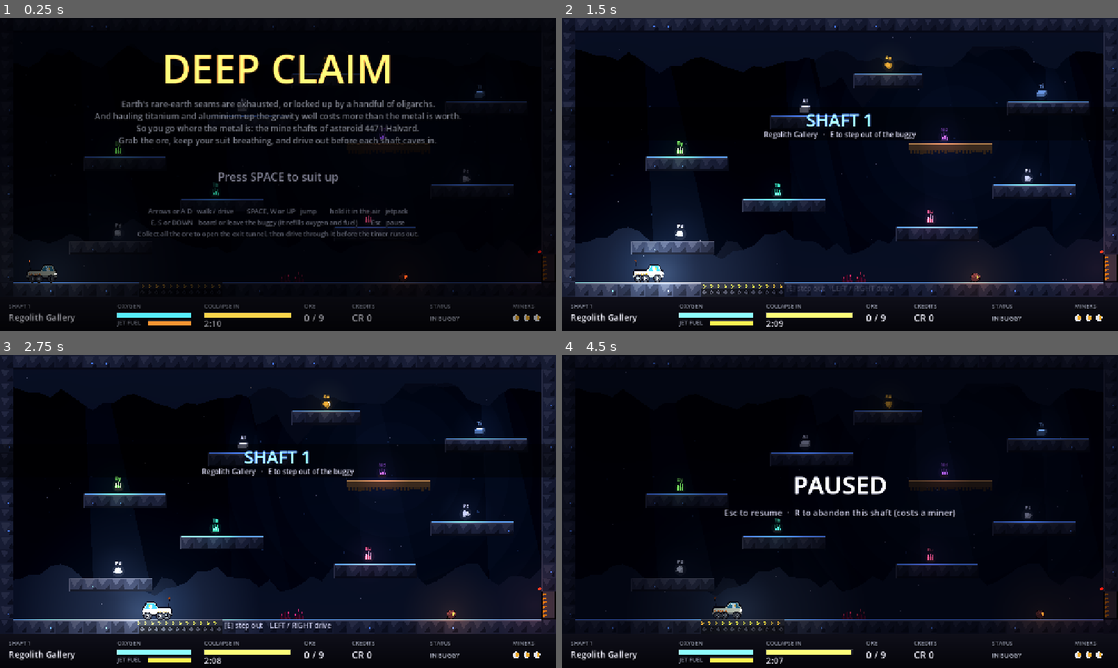
Above: before the commit, frames 1-4 (two rows, left to right).
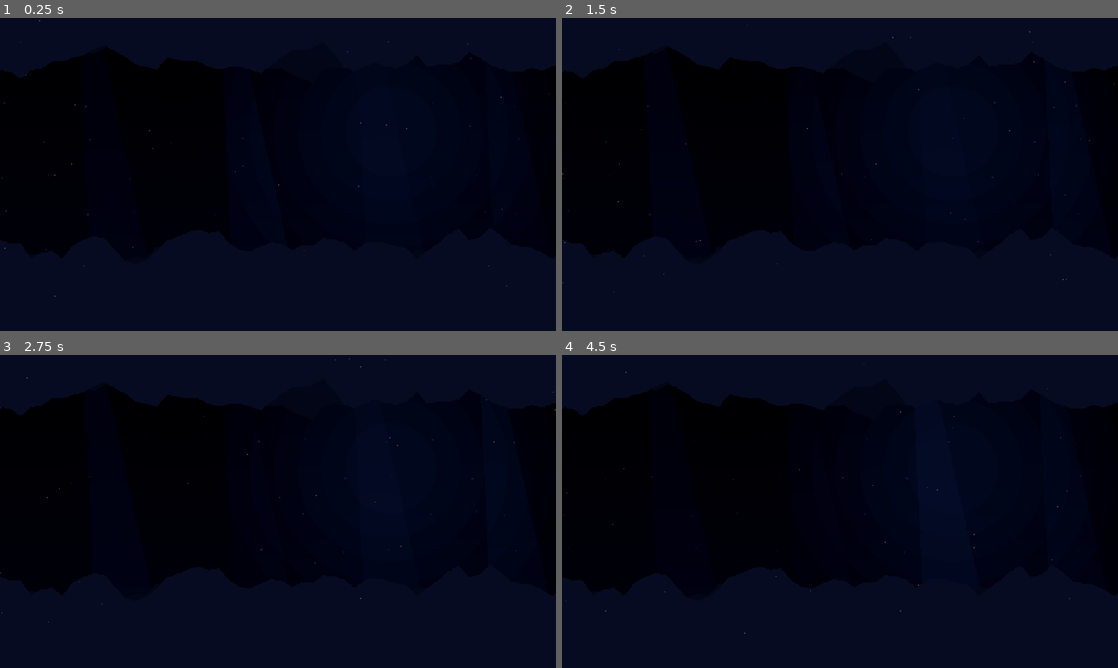
Above: after the commit, the same moments.

Repository: david-brandt-the-icelander/retro-games
Game: Godot game, scene res://main.tscn
The game is run twice, just before and just after one commit, with the same random seed, the same clock (stepped at 60 frames per second) and the same inputs.
Inputs:
- Up to frame 1 (0.25 s): no input
- Up to frame 2 (1.5 s): tap Enter at 0.5 s; hold Space (jump) 0.53-1.28 s; hold Right (move_right) from 0.53 s (still down); tap E (interact) at 1.35 s
- Up to frame 3 (2.75 s): tap Space (jump) at 1.52, 1.55, 1.82 s; release Right (move_right) at 2.03 s; hold Left (move_left) from 2.03 s (still down); hold Space (jump) from 2.03 s (still down); tap Z at 2.1 s
- Up to frame 4 (4.5 s): release Left (move_left) at 2.78 s; release Space (jump) at 2.78 s; hold Right (move_right) 2.78-4.28 s; tap X at 2.85 s; tap Space (jump) at 3.02, 3.05, 3.32 s; hold Space (jump) 3.53-4.28 s; tap P at 3.6 s; hold Left (move_left) from 4.28 s (still down); tap Enter at 4.35 s

The runs differ from the first frame. In frame 1, 16% of the frame differs, in the area x 0-100%, y 0-100%; in frame 2, 17%; in frame 3, 18%; in frame 4, 7.1%.
Error after the commit: Parse Error: Identifier "white" not declared in the current scope. Did you mean to use "WHITE"? (res://scripts/hud.gd:227)

Commit message:
Deep Claim: victory page and a table of best hauls
Clearing the last shaft now ends on a victory page with the run's stats and
a 1,000 credit bonus for each miner still alive. Winning, or losing with a
haul that earns a place, then shows the ten best hauls, saved in the browser
(an old single best haul is kept as the first entry).

Co-Authored-By: Claude Sonnet 5.5 <noreply@anthropic.com>
Claude-Session: https://claude.ai/code/session_015ZiMTL2RWwLPR5Fa3xPP8c

Diff:
--- a/games/deep-claim/godot/scripts/hud.gd
+++ b/games/deep-claim/godot/scripts/hud.gd
@@ -120,13 +120,13 @@
 			_dim(0.6)
 			_text(Vector2(0, 300), "CLAIM LOST", 64, Color(3.0, 0.8, 0.7), HORIZONTAL_ALIGNMENT_CENTER, 1280)
 			_text(Vector2(0, 360), "Haul %s   ·   Best %s" % [_credits(main.score), _credits(main.hiscore)], 24, white, HORIZONTAL_ALIGNMENT_CENTER, 1280)
-			_text(Vector2(0, 430), "Press SPACE", 24, Color(1.6, 1.6, 1.8, _blink()), HORIZONTAL_ALIGNMENT_CENTER, 1280)
+			if main.last_rank >= 0:
+				_text(Vector2(0, 400), "A place on the table: number %d" % (main.last_rank + 1), 20, Color(2.2, 1.9, 1.0), HORIZONTAL_ALIGNMENT_CENTER, 1280)
+			_text(Vector2(0, 450), "Press SPACE", 24, Color(1.6, 1.6, 1.8, _blink()), HORIZONTAL_ALIGNMENT_CENTER, 1280)
 		Main.State.WON:
-			_dim(0.55)
-			_text(Vector2(0, 280), "CLAIM WORKED OUT", 56, Color(2.6, 2.2, 1.2), HORIZONTAL_ALIGNMENT_CENTER, 1280)
-			_text(Vector2(0, 330), "The haul goes to orbit, no gravity well to climb.", 20, Color(0.85, 0.87, 0.95), HORIZONTAL_ALIGNMENT_CENTER, 1280)
-			_text(Vector2(0, 380), "Haul %s   ·   Best %s" % [_credits(main.score), _credits(main.hiscore)], 24, white, HORIZONTAL_ALIGNMENT_CENTER, 1280)
-			_text(Vector2(0, 440), "Press SPACE", 24, Color(1.6, 1.6, 1.8, _blink()), HORIZONTAL_ALIGNMENT_CENTER, 1280)
+			_draw_victory()
+		Main.State.SCORES:
+			_draw_scores()
 	if main.banner_t > 0.0 and main.state != Main.State.TITLE:
 		var k := clampf(main.banner_t, 0.0, 1.0)
 		var y := 250.0 - (1.0 - k) * 20.0
@@ -200,6 +200,58 @@
 		_text(Vector2(0, 560), "BEST HAUL %s" % _credits(main.hiscore), 18, Color(0.9, 0.8, 0.5), HORIZONTAL_ALIGNMENT_CENTER, 1280)
 
 
+func _draw_victory() -> void:
+	_dim(0.7)
+	var tt := Time.get_ticks_msec() / 1000.0
+	var g := 2.3 + 0.4 * sin(tt * 2.0)
+	var gold := Color(g, g * 0.82, g * 0.4)
+	# a few drifting sparks of ore light behind the title
+	for i in 18:
+		var ph := float(i) * 0.7
+		var x := fposmod(120.0 + float(i) * 67.0 + sin(tt * 0.6 + ph) * 30.0, 1280.0)
+		var y := 70.0 + fposmod(float(i) * 41.0 - tt * 22.0, 150.0)
+		draw_circle(Vector2(x, y), 2.0 + sin(tt * 3.0 + ph), Color(gold.r, gold.g, gold.b, 0.5))
+	_text(Vector2(0, 150), "CLAIM WORKED OUT", 72, gold, HORIZONTAL_ALIGNMENT_CENTER, 1280)
+	_text(Vector2(0, 200), "All %d shafts of asteroid 4471 Halvard are cleared." % main.cleared, 22, Color(0.9, 0.92, 1.0), HORIZONTAL_ALIGNMENT_CENTER, 1280)
+	_text(Vector2(0, 232), "The haul goes to orbit, no gravity well to climb.", 18, Color(0.75, 0.78, 0.9), HORIZONTAL_ALIGNMENT_CENTER, 1280)
+	var rows := [
+		["Shafts cleared", "%d / %d" % [main.cleared, Levels.DATA.size()]],
+		["Miners brought home", "%d" % main.lives],
+		["Miner bonus", _credits(main.miner_bonus)],
+		["Final haul", _credits(main.score)],
+		["Best haul", _credits(main.hiscore)],
+	]
+	for i in rows.size():
+		var y := 315.0 + i * 40.0
+		var big: bool = i == 3
+		_text(Vector2(360, y), rows[i][0], 24 if big else 20, white if big else Color(0.75, 0.78, 0.9))
+		_text(Vector2(0, y), rows[i][1], 24 if big else 20, gold if big else white, HORIZONTAL_ALIGNMENT_RIGHT, 920)
+	if main.last_rank >= 0:
+		var msg := "NEW BEST HAUL!" if main.last_rank == 0 else "A place on the table: number %d" % (main.last_rank + 1)
+		_text(Vector2(0, 540), msg, 26, Color(2.4, 2.0, 1.0, 0.7 + 0.3 * sin(tt * 5.0)), HORIZONTAL_ALIGNMENT_CENTER, 1280)
+	_text(Vector2(0, 595), "Press SPACE", 22, Color(1.6, 1.6, 1.8, _blink()), HORIZONTAL_ALIGNMENT_CENTER, 1280)
+
+
+func _draw_scores() -> void:
+	_dim(0.8)
+	var tt := Time.get_ticks_msec() / 1000.0
+	_text(Vector2(0, 110), "BEST HAULS", 64, Color(2.2, 1.7, 0.8), HORIZONTAL_ALIGNMENT_CENTER, 1280)
+	_text(Vector2(300, 170), "RANK", 16, Color(0.6, 0.62, 0.72))
+	_text(Vector2(430, 170), "HAUL", 16, Color(0.6, 0.62, 0.72))
+	_text(Vector2(0, 170), "SHAFTS", 16, Color(0.6, 0.62, 0.72), HORIZONTAL_ALIGNMENT_RIGHT, 980)
+	for i in main.scores.size():
+		var y := 205.0 + i * 36.0
+		var mine: bool = i == main.last_rank
+		var col := Color(2.4, 2.0, 1.0, 0.75 + 0.25 * sin(tt * 6.0)) if mine else Color(0.85, 0.87, 0.95)
+		_text(Vector2(300, y), "%d" % (i + 1), 22, col)
+		_text(Vector2(430, y), _credits(int(main.scores[i]["score"])), 22, col)
+		var n := int(main.scores[i]["shafts"])
+		_text(Vector2(0, y), "%d" % n if n > 0 else "-", 22, col, HORIZONTAL_ALIGNMENT_RIGHT, 980)
+		if mine:
+			_text(Vector2(1000, y), "< YOU", 18, col)
+	_text(Vector2(0, 600), "Press SPACE", 22, Color(1.6, 1.6, 1.8, _blink()), HORIZONTAL_ALIGNMENT_CENTER, 1280)
+
+
 func _draw_life_icon(c: Vector2) -> void:
 	draw_circle(c, 9.0, Color(0.03, 0.03, 0.06))
 	draw_circle(c, 7.5, Color(0.9, 0.91, 0.94))
--- a/games/deep-claim/godot/scripts/main.gd
+++ b/games/deep-claim/godot/scripts/main.gd
@@ -1,20 +1,26 @@
 class_name Main
 extends Node2D
-## Game flow: title → shafts → victory / game over. Owns oxygen, fuel refills, the collapse timer,
+## Game flow: title → shafts → victory or game over → best hauls → title. Owns oxygen, fuel refills, the collapse timer,
 ## lighting, bloom, camera shake, audio and the HUD.
 
-enum State { TITLE, PLAYING, DYING, COMPLETE, PAUSED, GAMEOVER, WON }
+enum State { TITLE, PLAYING, DYING, COMPLETE, PAUSED, GAMEOVER, WON, SCORES }
 
 const START_LIVES := 3
 const OXYGEN_TIME := 40.0      # seconds of air in the suit
 const REFILL_RATE := 0.7       # tank fractions per second while in the buggy
 const SAVE_PATH := "user://deep_claim.save"
+const TABLE_SIZE := 10
+const MINER_BONUS := 1000      # credits for each miner brought home alive after the last shaft
 
 var state := State.TITLE
 var level_index := 0
 var lives := START_LIVES
 var score := 0
 var hiscore := 0
+var scores: Array = []         # the browser's best hauls, best first: {"score": int, "shafts": int}
+var last_rank := -1            # where this run landed in `scores`, or -1 when it missed the table
+var cleared := 0               # shafts cleared in this run
+var miner_bonus := 0           # credits paid for surviving miners on the winning run
 var collapse := 1.0
 var level: Level
 var bg: Background
@@ -177,9 +183,18 @@
 	level.player.frozen = on
 
 
+func _back_to_title() -> void:
+	state = State.TITLE
+	_load_level(0)
+	_set_attract(true)
+
+
 func _start_game() -> void:
 	lives = START_LIVES
 	score = 0
+	cleared = 0
+	miner_bonus = 0
+	last_rank = -1
 	sfx.play("start")
 	await _fade_to(1.0)
 	_load_level(0)
@@ -236,9 +251,15 @@
 				level._kill("CLAIM ABANDONED")
 		State.GAMEOVER, State.WON:
 			if (_pressed("start") or _pressed("jump")) and _input_lock <= 0.0:
-				state = State.TITLE
-				_load_level(0)
-				_set_attract(true)
+				if last_rank >= 0:
+					state = State.SCORES
+					_input_lock = 0.4
+					sfx.play("pickup", 1.2)
+				else:
+					_back_to_title()
+		State.SCORES:
+			if (_pressed("start") or _pressed("jump")) and _input_lock <= 0.0:
+				_back_to_title()
 	shake = maxf(0.0, shake - delta * 30.0)
 	camera.offset = Vector2(randf_range(-1, 1), randf_range(-1, 1)) * shake
 	if level and level.player:
@@ -369,7 +390,7 @@
 	if lives <= 0:
 		state = State.GAMEOVER
 		_set_attract(true)
-		_save_hiscore()
+		_record_score()
 		sfx.play("over")
 		_input_lock = 1.0
 		banner_t = 0.0
@@ -393,13 +414,21 @@
 		sfx.play("tick", 1.0 + (1.0 - collapse) * 0.5)
 		await get_tree().create_timer(0.02).timeout
 	collapse = 0.0
-	await get_tree().create_timer(0.6).timeout
+	cleared = level_index + 1
+	var last := level_index + 1 >= Levels.DATA.size()
+	if last:
+		miner_bonus = lives * MINER_BONUS
+		score += miner_bonus
+		banner_t = 0.0
+		_banner("LAST SHAFT CLEARED", "%d %s brought home: +%d" % [lives, "miner" if lives == 1 else "miners", miner_bonus], 2.5)
+		sfx.play("win")
+	await get_tree().create_timer(0.6 if not last else 2.2).timeout
 	await _fade_to(1.0)
-	if level_index + 1 >= Levels.DATA.size():
+	if last:
 		_load_level(0)
 		_set_attract(true)
 		state = State.WON
-		_save_hiscore()
+		_record_score()
 		_input_lock = 1.0
 		banner_t = 0.0
 	else:
@@ -411,18 +440,41 @@
 # ------------------------------------------------------------------ persistence
 
 func _load_hiscore() -> void:
+	scores.clear()
 	if FileAccess.file_exists(SAVE_PATH):
 		var f := FileAccess.open(SAVE_PATH, FileAccess.READ)
 		if f:
-			hiscore = int(f.get_var())
-
-
-func _save_hiscore() -> void:
-	if score > hiscore:
-		hiscore = score
-		var f := FileAccess.open(SAVE_PATH, FileAccess.WRITE)
-		if f:
-			f.store_var(hiscore)
+			var v: Variant = f.get_var()
+			if v is Array:
+				for e in v:
+					if e is Dictionary and e.has("score"):
+						scores.append({"score": int(e["score"]), "shafts": int(e.get("shafts", 0))})
+			elif v is int:
+				scores.append({"score": int(v), "shafts": 0})  # the old save kept one best haul
+	scores.sort_custom(func(x: Dictionary, y: Dictionary) -> bool: return x["score"] > y["score"])
+	hiscore = int(scores[0]["score"]) if scores.size() > 0 else 0
+
+
+## Puts this run on the table when it earns a place, and saves it.
+func _record_score() -> void:
+	last_rank = -1
+	if score <= 0:
+		return
+	var at := scores.size()
+	for i in scores.size():
+		if score > int(scores[i]["score"]):
+			at = i
+			break
+	if at >= TABLE_SIZE:
+		return
+	scores.insert(at, {"score": score, "shafts": cleared})
+	if scores.size() > TABLE_SIZE:
+		scores.resize(TABLE_SIZE)
+	last_rank = at
+	hiscore = int(scores[0]["score"])
+	var f := FileAccess.open(SAVE_PATH, FileAccess.WRITE)
+	if f:
+		f.store_var(scores)
 
 
 # ------------------------------------------------------------------ headless smoke test
--- a/games/deep-claim/godot/tests/test_flow.gd
+++ b/games/deep-claim/godot/tests/test_flow.gd
@@ -38,7 +38,13 @@
 		else:
 			Input.action_press("move_right")
 	if main.state == Main.State.WON:
-		print("PASS: all %d shafts cleared, %d credits, %d miners left" % [Levels.DATA.size(), main.score, main.lives])
+		var ok := main.cleared == Levels.DATA.size() and main.miner_bonus == main.lives * Main.MINER_BONUS and main.last_rank >= 0 \
+				and int(main.scores[main.last_rank]["score"]) == main.score
+		if not ok:
+			printerr("FAIL: won, but cleared %d, bonus %d, rank %d" % [main.cleared, main.miner_bonus, main.last_rank])
+			quit(1)
+			return false
+		print("PASS: all %d shafts cleared, %d credits, %d miners left, table place %d" % [Levels.DATA.size(), main.score, main.lives, main.last_rank + 1])
 		quit(0)
 	elif main.state == Main.State.GAMEOVER or t > 900.0:
 		printerr("FAIL: state %d in shaft %d after %.0f s" % [main.state, main.level_index, t])
